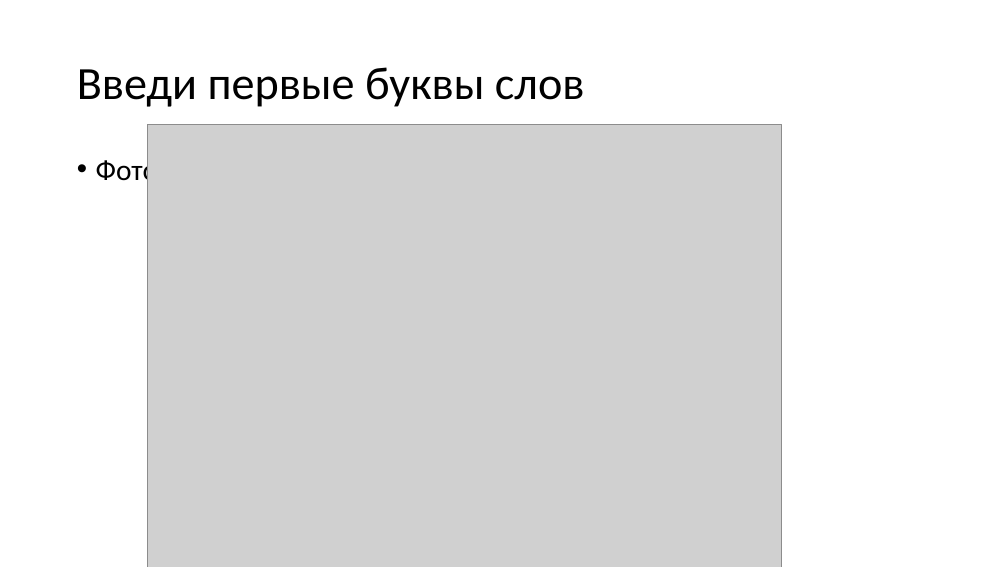
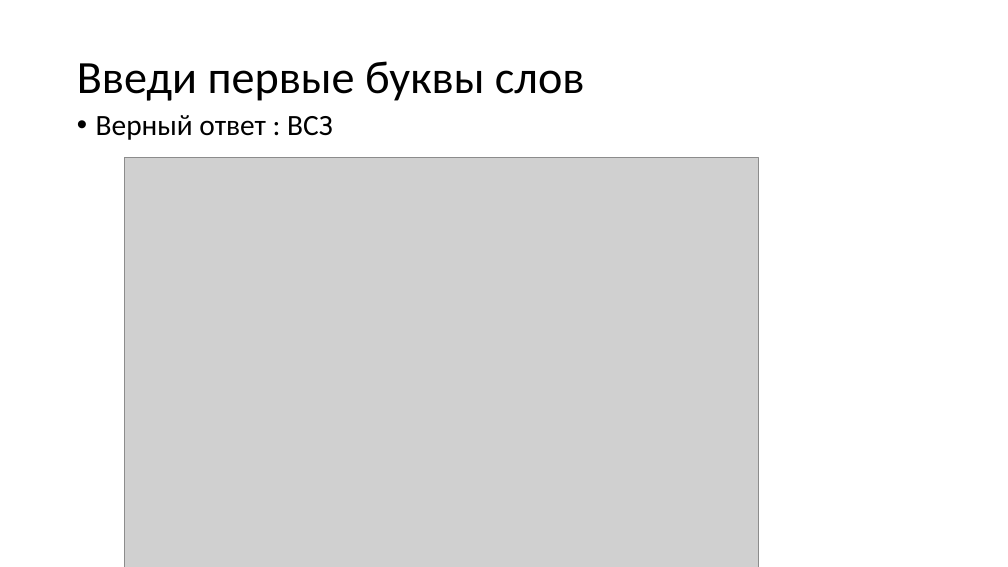
Before and after one commit to vvaassiihhaa/masha, a slide deck: slide 6 of КВЕСТ/Kvest 0504.pptx (slide 5 before the commit). Drawn at 1008x567 pixels with LibreOffice and Linux fonts; fonts in the diff are those of the drawing; grey boxes stand for pictures. Boxes give left, top, right and bottom in pixels: in the first picture for what was removed or moved away, otherwise in the second. Text is boxed around its words. In the diff, an @@ line names an element or a change of style, - is before the commit and + after.

```diff
--- a/КВЕСТ/Kvest 0504.pptx
+++ b/КВЕСТ/Kvest 0504.pptx
@@ title "Введи первые буквы слов": place and size @@
-title "Введи первые буквы слов" at <box>77,67,585,107</box>
+title "Введи первые буквы слов" at <box>77,61,585,101</box>
@@ text at <box>96,115,332,140</box>: text changed @@
-• Фото
+• Верный ответ : ВСЗ
@@ picture: place and size @@
-picture at <box>147,124,782,567</box>
+picture at <box>124,158,758,567</box>
```
Also in this commit, not shown: 1 other slide changed, 1 slide added, 7 other files.
